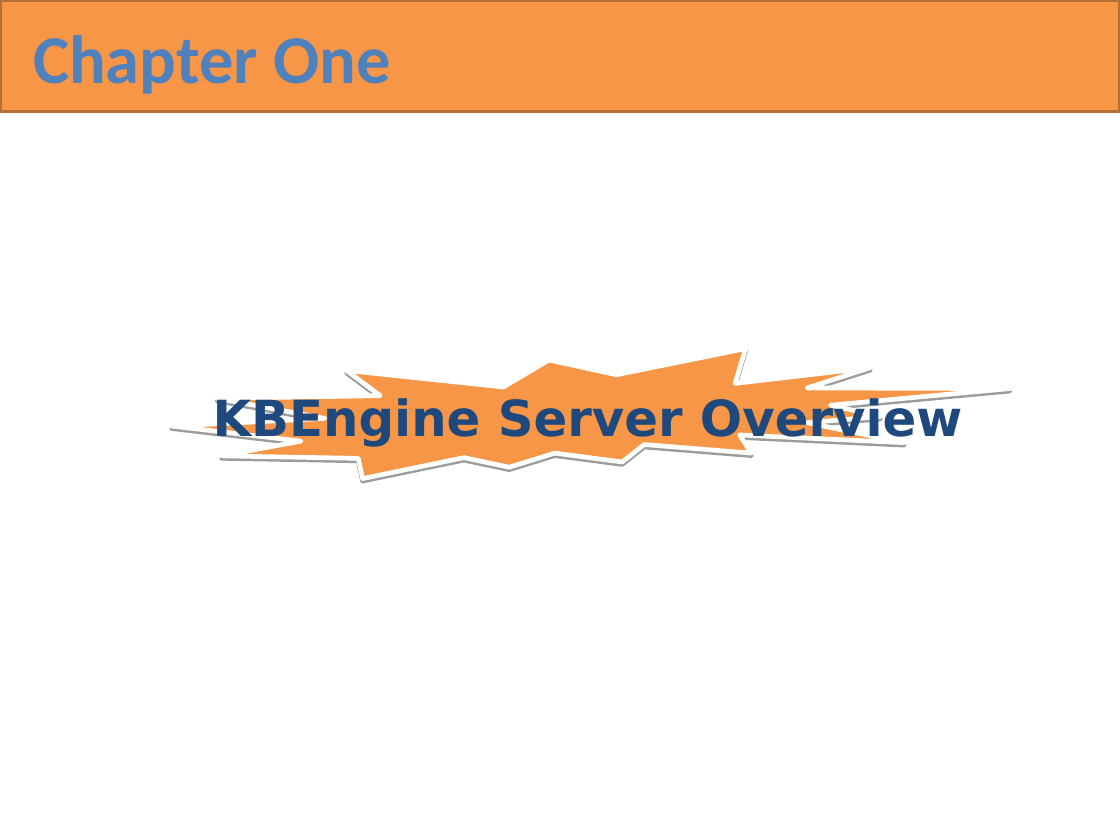
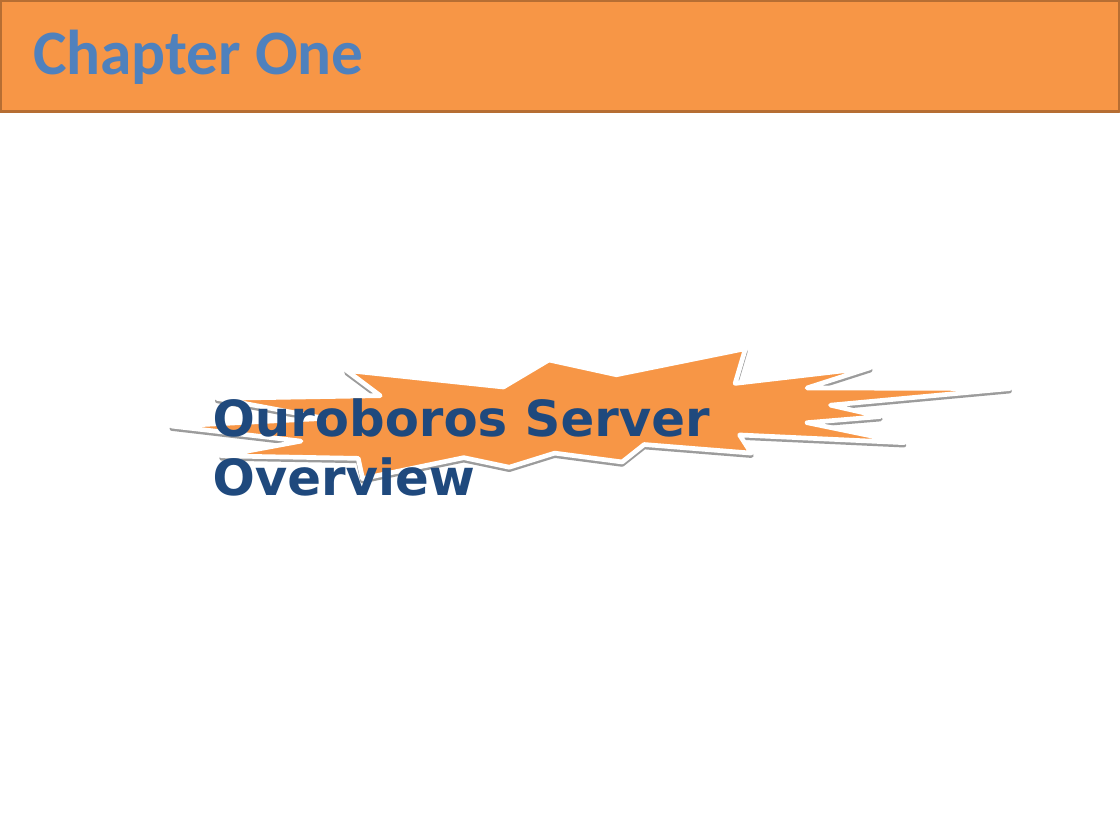
Before and after one commit to RottenVisions/ouroboros, a slide deck: slide 3 of docs/Ouroboros overview(en).pptx. Drawn at 1120x840 pixels with LibreOffice and Linux fonts; fonts in the diff are those of the drawing. Boxes give left, top, right and bottom in pixels: in the first picture for what was removed or moved away, otherwise in the second. Text is boxed around its words. In the diff, an @@ line names an element or a change of style, - is before the commit and + after.

```diff
--- a/docs/Ouroboros overview(en).pptx
+++ b/docs/Ouroboros overview(en).pptx
@@ text "Chapter One" at bbox=[33, 29, 364, 84]: size 44 to 40.7 pt; line spacing 1 to 0.8 @@
@@ text at bbox=[213, 395, 710, 496]: text changed @@
-KBEngine Server Overview
+Ouroboros Server Overview
```
Also in this commit, not shown: 112 other slides changed, 2 other files.
